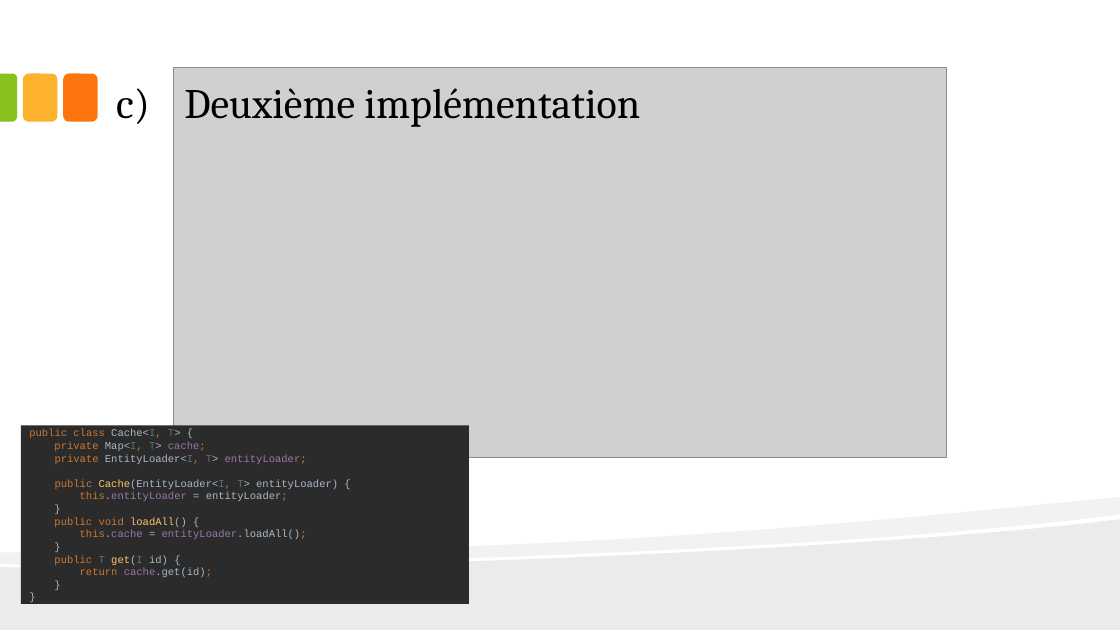
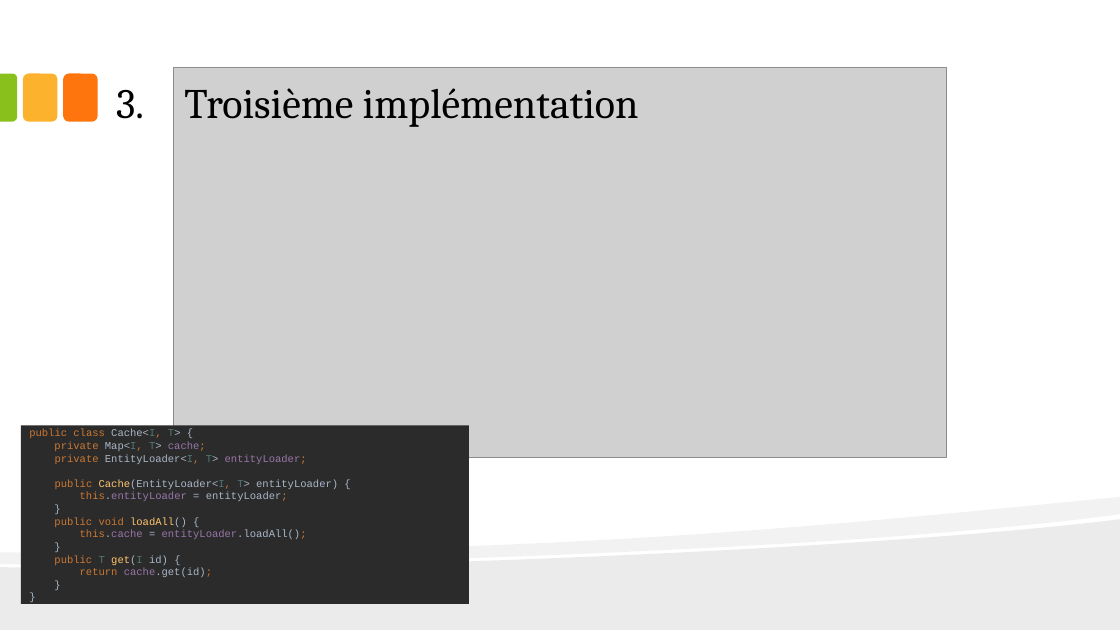
Before and after one commit to omebarki/meetuppatterns, a slide deck: slide 8 of doc/Patterns.pptx. Drawn at 1120x630 pixels with LibreOffice and Linux fonts; fonts in the diff are those of the drawing; grey boxes stand for pictures. Boxes give left, top, right and bottom in pixels: in the first picture for what was removed or moved away, otherwise in the second. Text is boxed around its words. In the diff, an @@ line names an element or a change of style, - is before the commit and + after.

```diff
--- a/doc/Patterns.pptx
+++ b/doc/Patterns.pptx
@@ title at <box>184,88,639,127</box>: text changed @@
-c) Deuxième implémentation
+3. Troisième implémentation
```
Also in this commit, not shown: 4 other slides changed, 4 slides added, 7 slides removed, 11 other files.
